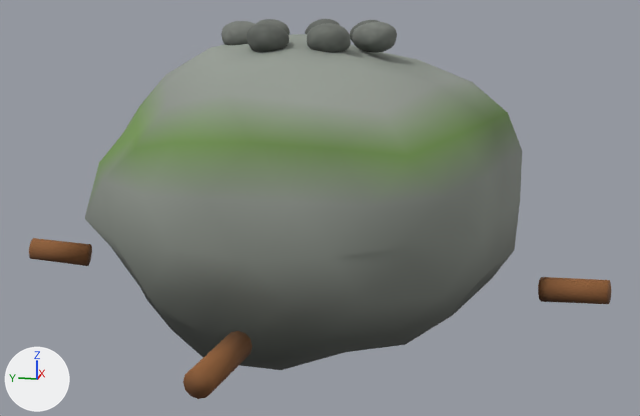
The glTF model assets/models/signal_rock.glb as it was, and as the next commit left it.
One viewpoint serves both versions: a 50 mm lens placed at (-5.87, -1.23, 1.95), pointed at (-0.07, -0.07, 0.49). Arrows for +X, +Y and +Z are at lower left; the lights stay in place. The older version comes first.

Names of what the first picture shows: 'SignalRock'.
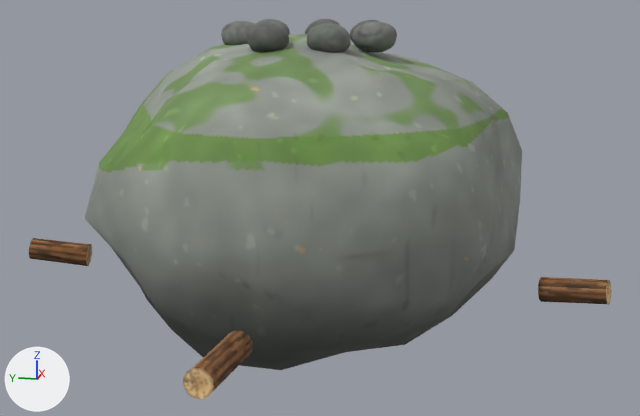
Edits to the bpy script that builds the scene:
```text
Add img_signal_rock_albedo:
    img_signal_rock_albedo = load_image('signal_rock_albedo', '_unpacked/signal_rock_albedo', 512, 512, 'sRGB')
Add mat_signal_rock_mat:
    mat_signal_rock_mat = principled_material('signal_rock_mat')
    mat_signal_rock_mat.texture = img_signal_rock_albedo
    mat_signal_rock_mat.roughness = 0.9
Change me_signalrock:
    used by ob_signalrock; location = (0.0, 0.0, 0.0)
    remove me_signalrock.from_pydata(...)  # 1952 vertices, 3856 faces; spans x -2.2..2.12, y -1.98..2.0, z -0.42..1.75
    add me_signalrock.from_pydata(...)  # 2632 vertices, 5024 faces; spans x -2.2..2.12, y -1.98..2.0, z -0.42..1.75
    me_signalrock part 1: a new loose piece of 85 vertices spanning x -0.28..-0.13, y 1.57..1.6, z 0.02..0.18, in mat_signal_rock_mat (picture img_signal_rock_albedo)
    me_signalrock part 2: a new loose piece of 85 vertices spanning x -2.2..-2.19, y 0.01..0.16, z 0.08..0.22, in mat_signal_rock_mat (picture img_signal_rock_albedo)
    me_signalrock part 3: a new loose piece of 85 vertices spanning x -0.54..-0.39, y -1.98..-1.93, z 0.08..0.22, in mat_signal_rock_mat (picture img_signal_rock_albedo)
    me_signalrock part 4: 3776 faces spanning x -2.2..2.12, y -1.98..2.0, z -0.42..1.75 switch from mat_vc to mat_signal_rock_mat (picture img_signal_rock_albedo)
    other edits to the shape of me_signalrock do not show in these pictures
```

Pixel boxes [x1, y1, x2, y2] of what changed, in the pictures (640 x 416 px):
part 1 of me_signalrock, added
    after: [86, 244, 92, 266]
part 2 of me_signalrock, added (brown)
    after: [183, 368, 213, 399]
part 3 of me_signalrock, added
    after: [606, 280, 611, 305]
part 4 of me_signalrock, recoloured
    both: [29, 22, 608, 392]
